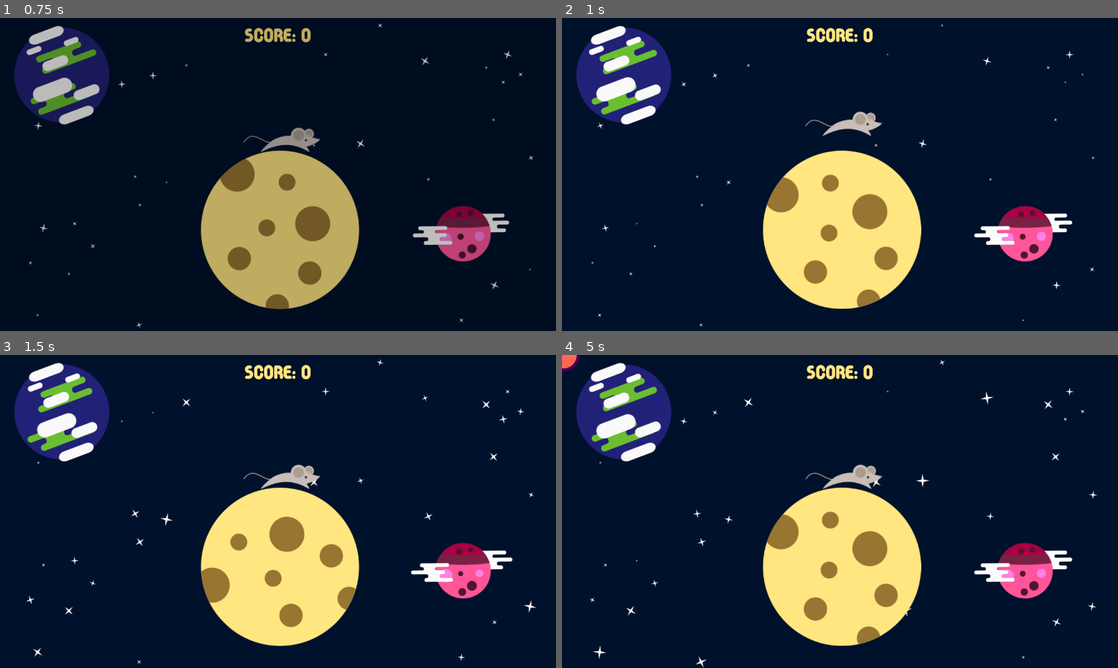
Above: before the commit, frames 1-4 (two rows, left to right).
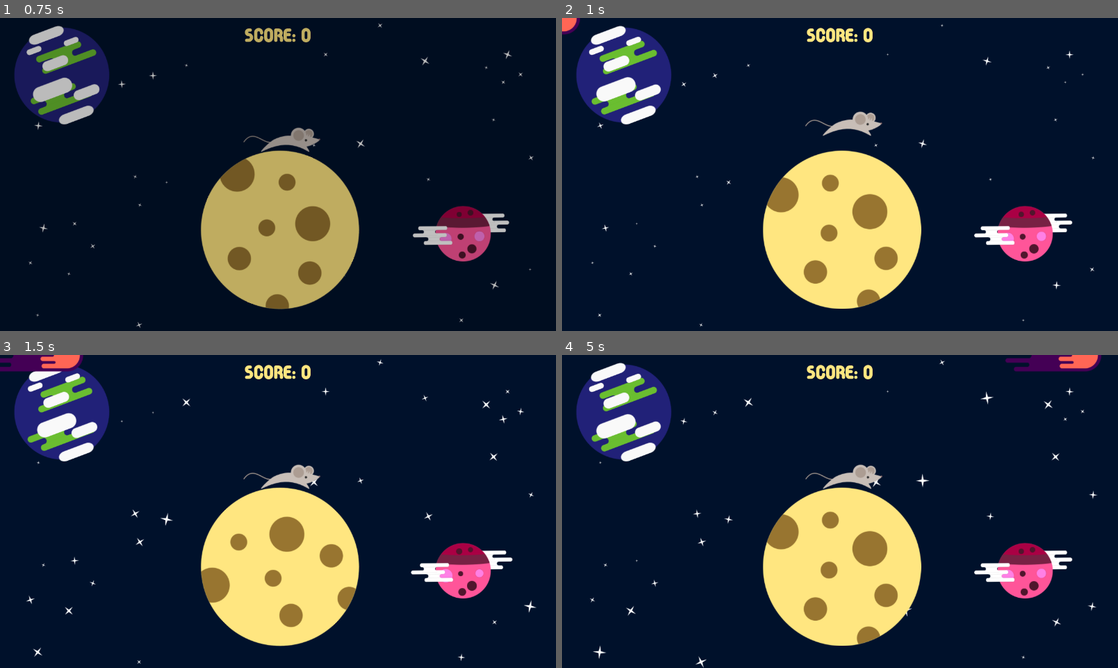
Above: after the commit, the same moments.

Repository: pigdevstudio/moon-cheeser
Game: Godot game, scene res://screens/Play_Screen/PlayScreen.tscn
Same seed, same stepped clock (60 frames per second), same inputs: the game is played once before the commit and once after it. This scene is started directly instead of the project's main scene.
Inputs (mouse positions are in pixels of both pictures, inside the frame that each line leads up to):
- Up to frame 1 (0.75 s): move the mouse to (400, 158) at 0.52 s; press the mouse at (400, 158) at 0.53 s
- Up to frame 2 (1 s): tap Space (jump) at 0.77 s
- Up to frame 3 (1.5 s): release the mouse at (400, 495) at 1.25 s; drag from (166, 527) to (383, 539) at 1.27 s
- Up to frame 4 (5 s): move the mouse to (895, 442) at 2.02 s; press the mouse at (895, 442) at 2.03 s; release the mouse at (895, 442) at 2.75 s; drag from (812, 574) to (673, 464) at 2.77 s; move the mouse to (1006, 558) at 3.52 s; press the mouse at (1006, 558) at 3.53 s; tap Space (jump) at 3.77 s; release the mouse at (1006, 558) at 4.25 s; drag from (673, 464) to (756, 433) at 4.27 s

Frame 1 is identical in both runs. In frame 2, 0.1% of the frame differs, in the area x 0-4%, y 0-6%; in frame 3, 0.7%; in frame 4, 0.9%, in the area x 0-97%, y 0-6%.
Error after the commit: Invalid get index 'route_already_changed' (on base: 'KinematicBody2D (Comet.gd)'). (res://interface/helper.gd:33)

Commit message:
Refactor Spawning System

Diff:
--- /dev/null
+++ b/source/objects/Spawner/CheeseSpawner.gd
@@ -0,0 +1,17 @@
+extends "res://objects/Spawner/Spawner.gd"
+
+export (int) var min_cheeses = 2
+export (int) var max_cheeses = 8
+
+export (float) var spread = 10 setget set_spread
+
+func spawn():
+	var cheeses = clamp(randi()%max_cheeses, min_cheeses, max_cheeses)
+	for i in cheeses:
+		var cheese = spawnling.instance()
+		add_child(cheese)
+		cheese.rotation_degrees = rand_range(-spread, spread)
+		cheese.surge()
+
+func set_spread(value):
+	spread = clamp(value, 0, 180)
--- /dev/null
+++ b/source/objects/Spawner/CheeseSpawner.tscn
@@ -0,0 +1,9 @@
+[gd_scene load_steps=4 format=2]
+
+[ext_resource path="res://objects/Spawner/Spawner.tscn" type="PackedScene" id=1]
+[ext_resource path="res://objects/Spawner/CheeseSpawner.gd" type="Script" id=2]
+[ext_resource path="res://objects/Cheese/Cheese.tscn" type="PackedScene" id=3]
+
+[node name="CheeseSpawner" instance=ExtResource( 1 )]
+script = ExtResource( 2 )
+spawnling = ExtResource( 3 )
--- a/source/objects/Spawner/FlyingBodySpawner.gd
+++ b/source/objects/Spawner/FlyingBodySpawner.gd
@@ -1,4 +1,4 @@
-extends "res://objects/Spawner/spawner.gd"
+extends "res://objects/Spawner/TimedSpawner.gd"
 
 export (Vector2) var flying_direction = Vector2(1, 0)
 
@@ -8,4 +8,4 @@
 	instance.fly(flying_direction)
 	instance.global_position = global_position
 	get_parent().add_child(instance)
-#	reset_timer()
+	reset_timer()
--- a/source/objects/Spawner/FlyingBodySpawner.tscn
+++ b/source/objects/Spawner/FlyingBodySpawner.tscn
@@ -1,10 +1,7 @@
 [gd_scene load_steps=3 format=2]
 
-[ext_resource path="res://objects/Spawner/Spawner.tscn" type="PackedScene" id=1]
+[ext_resource path="res://objects/Spawner/TimedSpawner.tscn" type="PackedScene" id=1]
 [ext_resource path="res://objects/Spawner/FlyingBodySpawner.gd" type="Script" id=2]
 
-[node name="Spawner" instance=ExtResource( 1 )]
+[node name="FlyingBodySpawner" instance=ExtResource( 1 )]
 script = ExtResource( 2 )
-
-[node name="Timer" parent="." index="1"]
-wait_time = 5.0
--- /dev/null
+++ b/source/objects/Spawner/Spawner.gd
@@ -0,0 +1,13 @@
+extends Node2D
+
+export (PackedScene) var spawnling
+
+func _ready():
+	randomize()
+
+
+func spawn():
+	var instance = spawnling.instance()
+	instance.global_position = global_rotation
+
+	get_parent().add_child(instance)
--- a/source/objects/Spawner/Spawner.tscn
+++ b/source/objects/Spawner/Spawner.tscn
@@ -1,14 +1,8 @@
 [gd_scene load_steps=2 format=2]
 
-[ext_resource path="res://objects/Spawner/spawner.gd" type="Script" id=1]
+[ext_resource path="res://objects/Spawner/Spawner.gd" type="Script" id=1]
 
 [node name="Spawner" type="Position2D"]
 script = ExtResource( 1 )
 
 [node name="Animator" type="AnimationPlayer" parent="."]
-
-[node name="Timer" type="Timer" parent="."]
-one_shot = true
-autostart = true
-
-[connection signal="timeout" from="Timer" to="." method="spawn"]
--- a/source/objects/Spawner/spawner.gd
+++ b/source/objects/Spawner/TimedSpawner.gd
@@ -1,15 +1,7 @@
-extends Node2D
+extends "res://objects/Spawner/Spawner.gd"
 
-export (PackedScene) var spawnling
 export (float) var min_spawn_time = 1.0
 export (float) var max_spawn_time = 3.0
-
-func spawn():
-	var instance = spawnling.instance()
-	instance.global_position = global_rotation
-
-	get_parent().add_child(instance)
-	reset_timer()
 
 func reset_timer():
 	var timer = $Timer
--- /dev/null
+++ b/source/objects/Spawner/TimedSpawner.tscn
@@ -0,0 +1,13 @@
+[gd_scene load_steps=3 format=2]
+
+[ext_resource path="res://objects/Spawner/Spawner.tscn" type="PackedScene" id=1]
+[ext_resource path="res://objects/Spawner/TimedSpawner.gd" type="Script" id=2]
+
+[node name="TimedSpawner" instance=ExtResource( 1 )]
+script = ExtResource( 2 )
+
+[node name="Timer" type="Timer" parent="." index="1"]
+one_shot = true
+autostart = true
+
+[connection signal="timeout" from="Timer" to="." method="spawn"]
